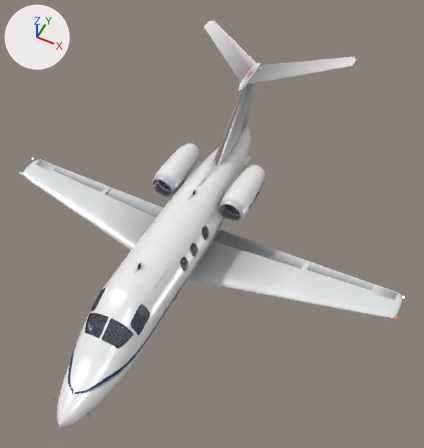
The glTF model public/models/phenom100.glb, before and after one commit.
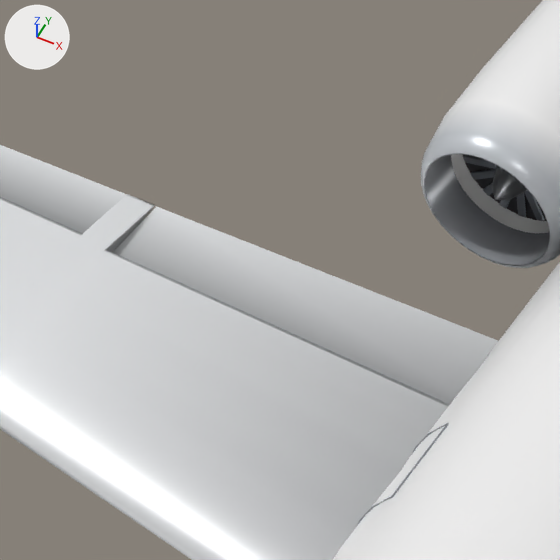
The first picture shows the older version from a camera (50 mm lens) standing at (5.58, -9.55, 14.29) and looking at (0.68, 0.24, 2.05). The close-ups show the older and then the newer version on the part from 21% to 41% of the width and 35% to 54% of the height of that picture. Only the edits that show in the close-ups are written down. Arrows for +X, +Y and +Z are at upper left; the lights stay in place. Where no turn or scale is listed for an object, it has been applied to the vertices.

Script lines for the objects in view, before the commit:
```python
me_ailr = bpy.data.meshes.new('ailR')
me_ailr.from_pydata(...)  # 12 vertices, 20 faces; spans x 0.0..1.85, y -0.05..0.36, z -0.2..0.03
me_ailr.materials.append(mat_paint)
me_body = bpy.data.meshes.new('body')
me_body.from_pydata(...)  # 29160 vertices, 51507 faces; spans x -6.14..6.14, y -6.2..6.36, z 0.6..4.46
me_body.materials.append(mat_skin)
me_body.materials.append(mat_dark)
me_body.materials.append(mat_fabric)
me_body.materials.append(mat_wood)
me_body.materials.append(mat_metal)
me_body.materials.append(mat_paint)
me_body.materials.append(mat_navred)
me_body.materials.append(mat_navgreen)
me_body.materials.append(mat_white)
me_body.materials.append(mat_leather)
me_body.materials.append(mat_display)
me_flapr = bpy.data.meshes.new('flapR')
me_flapr.from_pydata(...)  # 12 vertices, 20 faces; spans x 0.0..2.81, y -0.07..0.56, z -0.29..0.03
me_flapr.materials.append(mat_paint)
ob_ailr = bpy.data.objects.new('ailR', me_ailr)
ob_ailr.location = (-5.3, 0.667, 1.172)
ob_body = bpy.data.objects.new('body', me_body)
ob_body.location = (0.0, 0.0, 0.0)
ob_flapr = bpy.data.objects.new('flapR', me_flapr)
ob_flapr.location = (-3.3, 0.617, 0.997)
```
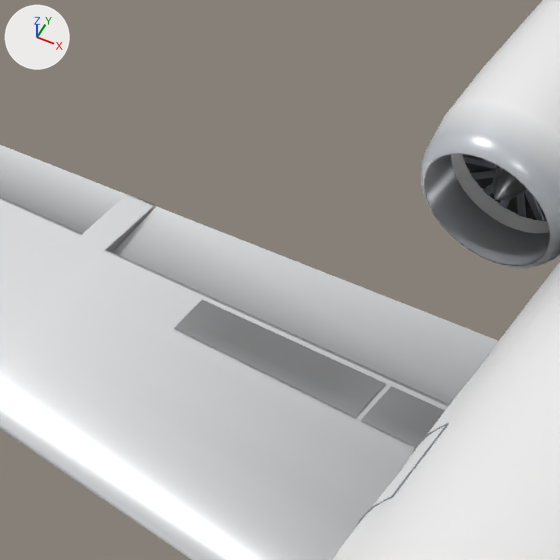
Location of each change, [x1, y1, x2, y2] in pixels of the close-ups (560 x 560 px):
'spoilerR', added
    after: [174, 300, 445, 447]

What changed in the scene script:
```text
Add me_spoilerr:
    me_spoilerr.from_pydata(...)  # 80 vertices, 96 faces; spans x -2.06..-0.02, y 0.0..0.35, z -0.05..0.15
    me_spoilerr.materials.append(mat_skin)
Add ob_spoilerr:
    ob_spoilerr = bpy.data.objects.new('spoilerR', me_spoilerr)
    ob_spoilerr.location = (-0.668, 0.223, 0.938)
```
